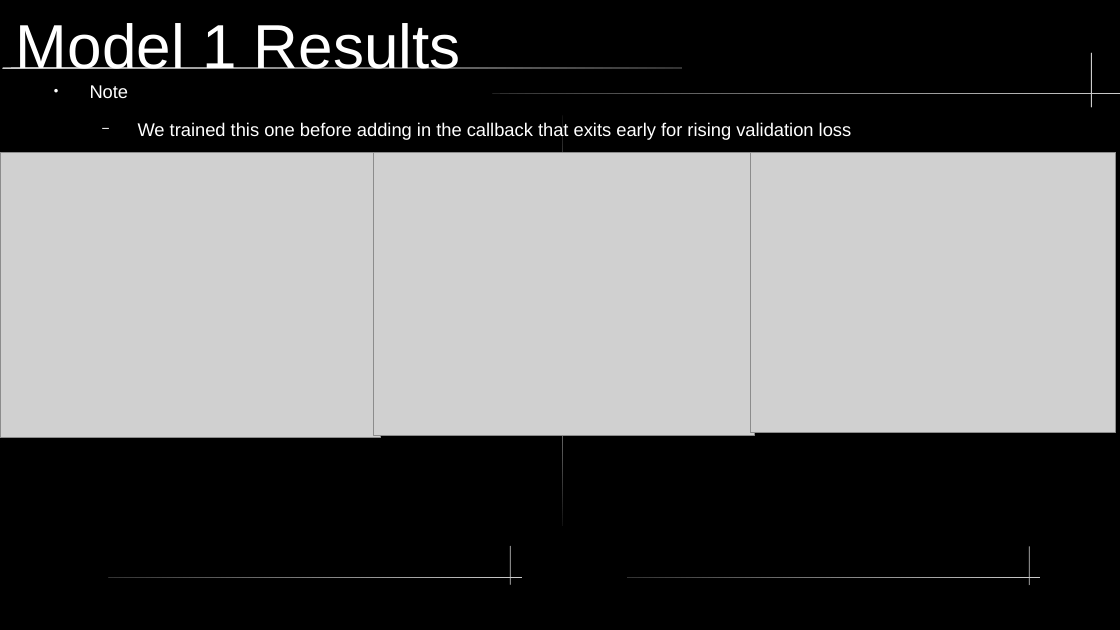
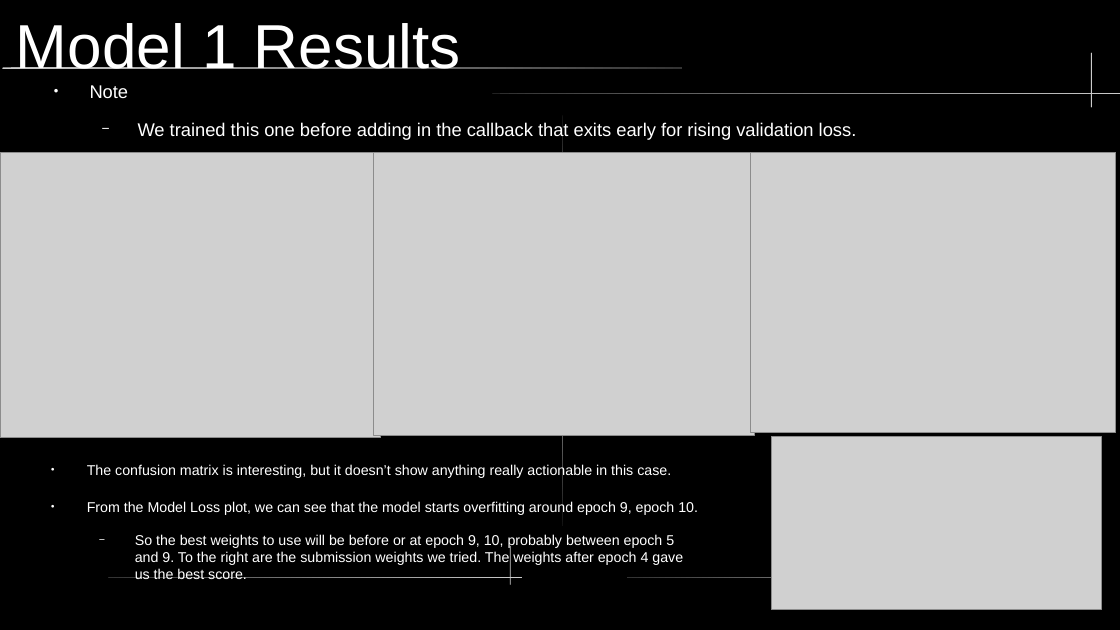
Before and after one commit to MisfitMade/NLP, a slide deck: slide 7 of Project_Pres.odp. Drawn at 1120x630 pixels with LibreOffice and Linux fonts; fonts in the diff are those of the drawing; grey boxes stand for pictures. Boxes give left, top, right and bottom in pixels: in the first picture for what was removed or moved away, otherwise in the second. Text is boxed around its words. In the diff, an @@ line names an element or a change of style, - is before the commit and + after.

Commit message:
Add lib updates for subclass classification + slides updates

```diff
--- a/Project_Pres.odp
+++ b/Project_Pres.odp
@@ text at <box>138,122,857,140</box>: text changed @@
-  − We trained this one before adding in the callback that exits early for rising validation loss
+  − We trained this one before adding in the callback that exits early for rising validation loss.
@@ picture added at <box>771,437,1102,610</box> @@
@@ text added at <box>87,463,698,579</box>, 10.1 pt, text #FFFFFF @@
+● The confusion matrix is interesting, but it doesn’t show anything really actionable in this case.
+● From the Model Loss plot, we can see that the model starts overfitting around epoch 9, epoch 10.
+  − So the best weights to use will be before or at epoch 9, 10, probably between epoch 5 and 9. To the right are the submission weights we tried. The weights after epoch 4 gave us the best score.
@@ freeform shape removed at <box>1030,547,1031,585</box> @@
```
Also in this commit, not shown: 1 other file.
